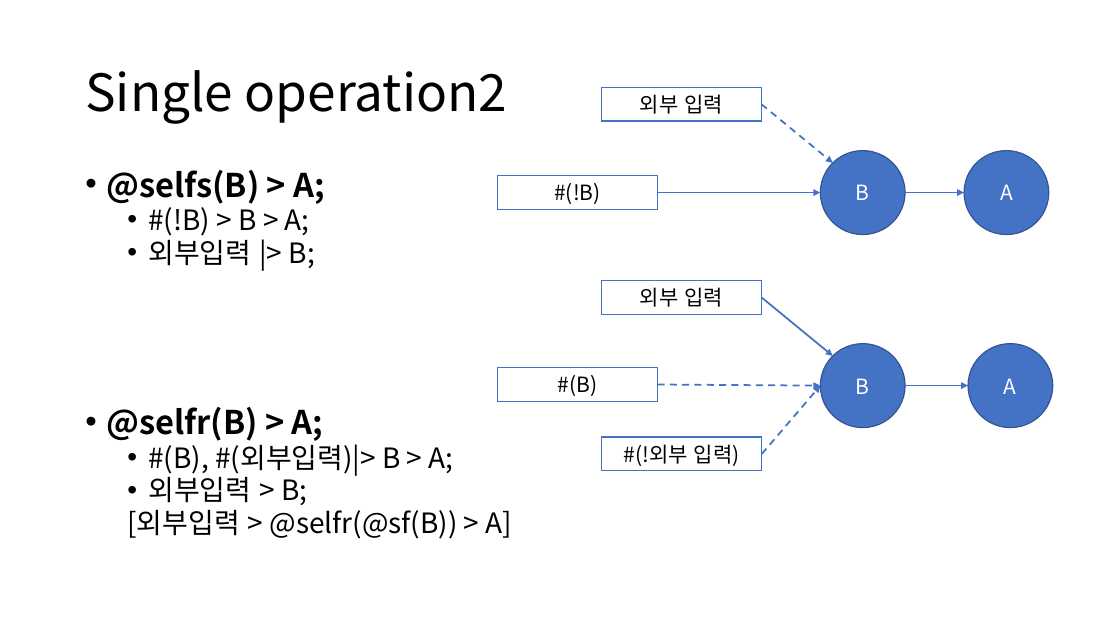
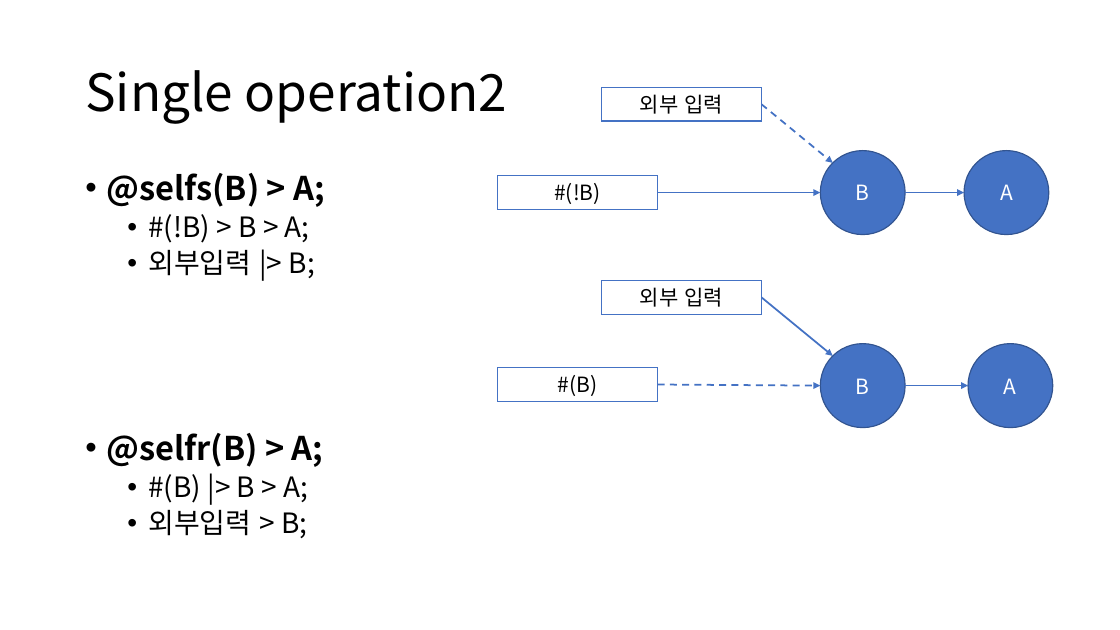
Before and after one commit to DualsoftDev/ds, a slide deck: slide 7 of Doc/PowerPoint/macro.pptx (slide 5 before the commit). Drawn at 1120x630 pixels with LibreOffice and Linux fonts; fonts in the diff are those of the drawing. Boxes give left, top, right and bottom in pixels: in the first picture for what was removed or moved away, otherwise in the second. Text is boxed around its words. In the diff, an @@ line names an element or a change of style, - is before the commit and + after.

```diff
--- a/Doc/PowerPoint/macro.pptx
+++ b/Doc/PowerPoint/macro.pptx
@@ text at bbox=[106, 173, 326, 538]: line spacing 0.8 to 0.9 @@
@@ arrow removed from (762, 454) to (821, 386) @@
@@ rectangle removed at bbox=[602, 437, 762, 471] @@
-#(!외부 입력)
@@ text at bbox=[148, 474, 308, 503]: text changed @@
-  • #(B), #(외부입력)|> B > A;
+  • #(B) |> B > A;
@@ text at bbox=[127, 509, 512, 539]: paragraph removed @@
-  [외부입력 > @selfr(@sf(B)) > A]
```
Also in this commit, not shown: 4 other slides changed, 6 slides added.
